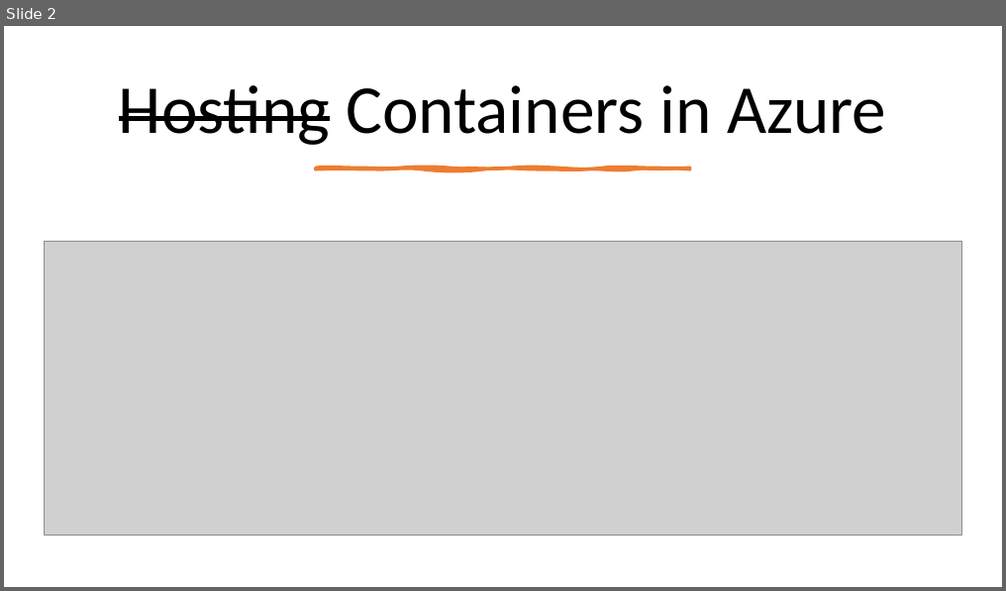
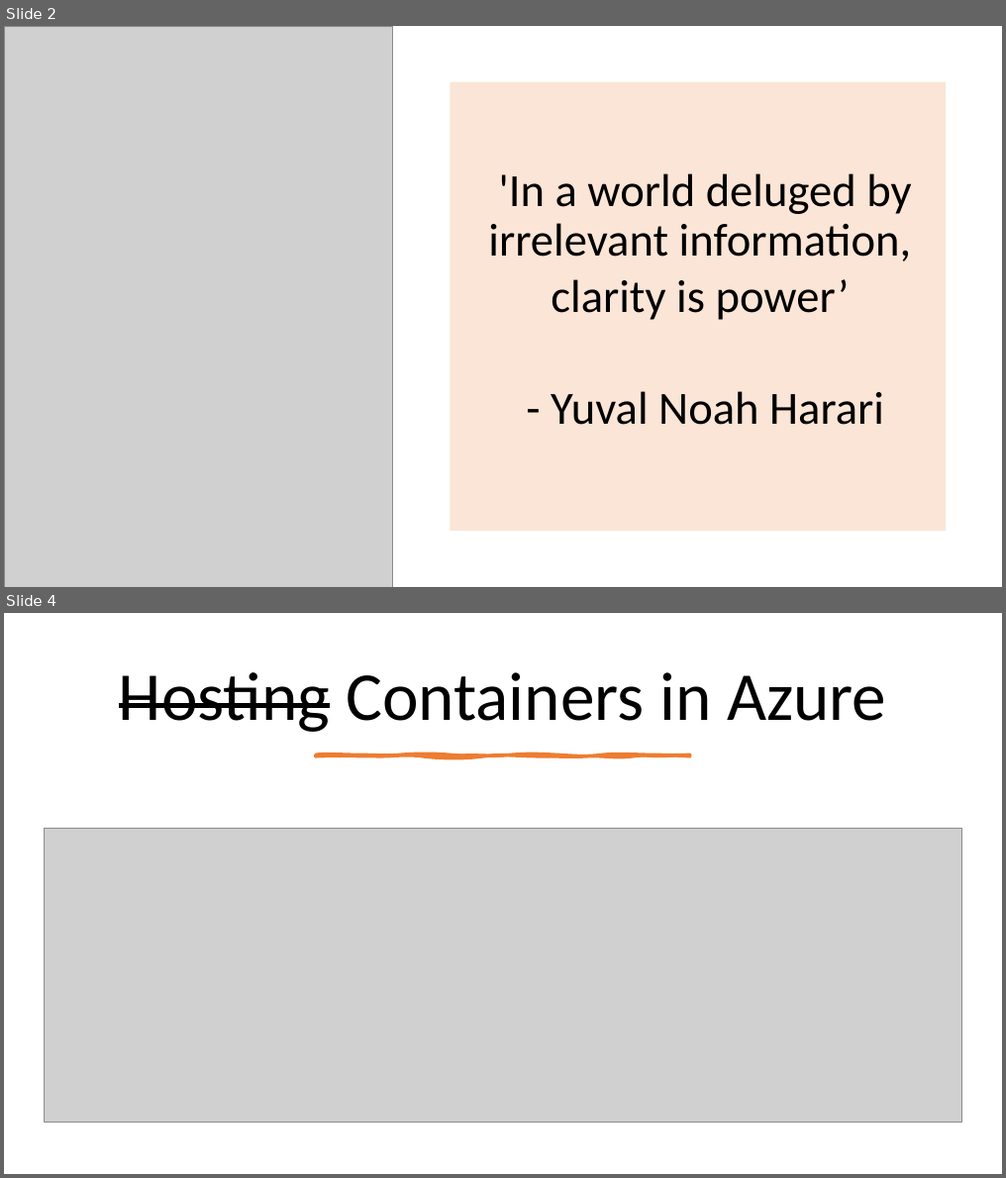
Before and after one commit to wrijugh/techtalks, a slide deck: slides/Containers in Azure - Global Azure 2022.pptx. Shown one above the other, each under a label of ours: slide 2 before the commit, slides 2 and 4 after it; the slides between them are not shown. The pictures are 1006x591 and 1006x1178 pixels, drawn with LibreOffice and Linux fonts; fonts in the diff are those of the drawing; grey boxes stand for pictures. Boxes give left, top, right and bottom in pixels: in the first picture for what was removed or moved away, otherwise in the second. Text is boxed around its words. In the diff, an @@ line names an element or a change of style, - is before the commit and + after.

```diff
--- a/slides/Containers in Azure - Global Azure 2022.pptx
+++ b/slides/Containers in Azure - Global Azure 2022.pptx
@@ slide 2 added at (4,26,1002,587), background #FFFFFF @@
@@ picture added at (4,26,393,587) @@
@@ rectangle added at (450,82,945,531), fill #FBE5D6 @@
@@ text added at (488,174,912,425), 44.4 pt, text #000000 @@
+'In a world deluged by irrelevant information,
+clarity is power’
+- Yuval Noah Harari
@@ what was slide 2 is now slide 4 @@
```
Also in this commit, not shown: 1 slide changed, 1 other slide added.
